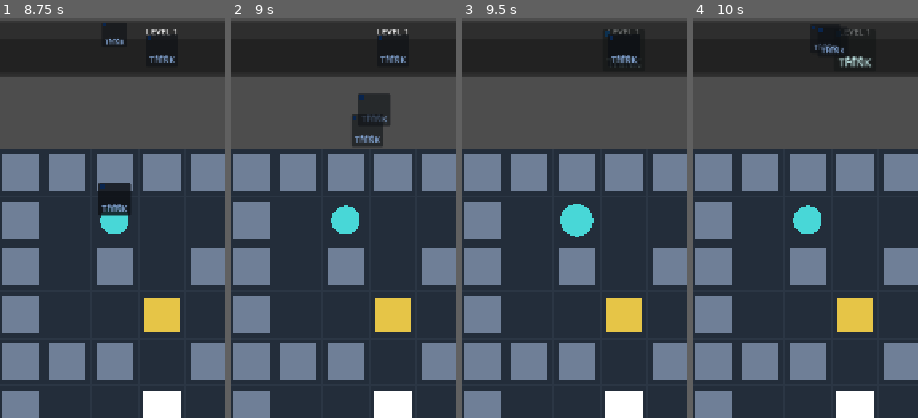
Above: before the commit, frames 1-4 (left to right).
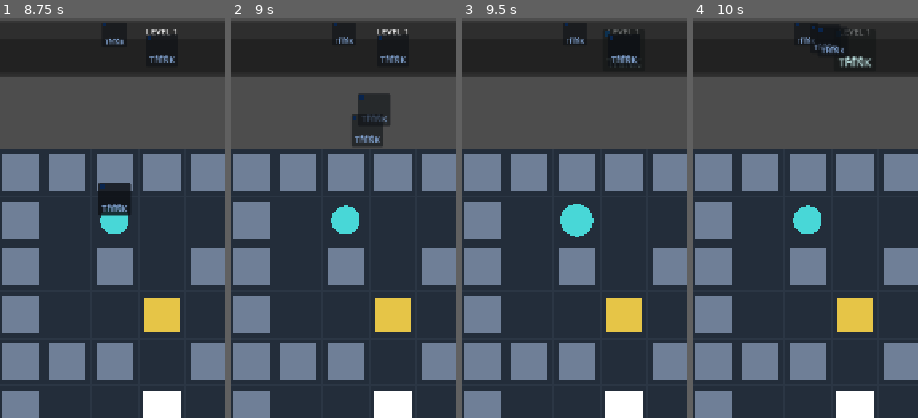
Above: after the commit, the same moments.

Repository: hszqf/Scatterbrain
Game: Godot game, scene res://scenes/app/App.tscn
The game is run twice, just before and just after one commit, with the same random seed, the same clock (stepped at 60 frames per second) and the same inputs.
Inputs (mouse positions are % of the whole screen's width and height, from its top left):
- Up to frame 1 (8.75 s): click "Start Game" at 0.5 s; click "UP" at 1.25 s; click "LT" at 2 s; click "RT" at 2.75 s; click "DN" at 3.5 s; click "REST" at 4.25 s; click "RST" at 5 s; click "LOG" at 5.75 s; move the mouse to (45, 70) at 6.52 s; hold Up (move_up) 6.53-7.25 s; tap Space (empty_change) at 6.6, 8.1 s; click (45, 70) at 6.67 s; tap Enter at 7.25 s; drag from (80, 65) to (45, 70) at 7.27 s; move the mouse to (20, 35) at 8.02 s; hold Left (move_left) from 8.03 s (still down)
- Up to frame 2 (9 s): release Left (move_left) at 8.75 s; drag from (55, 50) to (20, 35) at 8.77 s
- Up to frame 3 (9.5 s): no input
- Up to frame 4 (10 s): move the mouse to (35, 25) at 9.52 s; hold Down (move_down) from 9.53 s (still down); tap Space (empty_change) at 9.6 s
The pictures show only the part of the screen within x 14-64%, y 0-50%; the shares and areas given below are measured in that part.

Frame 1 is identical in both runs. In frame 2, 0.1% of the frame differs, in the area x 45-55%, y 1-7%; in frame 3, 0.1%; in frame 4, less than 0.1%.
Error after the commit: Trying to assign an array of type "Array" to a variable of type "Array[int]". (res://scripts/game/memory_queue_view.gd:637)

Commit message:
Fix queue animation owner for live append transactions
原始需求（中文）:\n- 修复队列动画 owner：live input 的记忆更新不能拆成 pre/replay 两段。\n- live append 必须由 pre_recompile_queue_trace 完整呈现；replay 只保留 focus 或真正 replay 生成的 queue_update。\n- MemoryQueueView.play_queue_transition 需完整负责 incoming+append/takeover+evict+settle，不能只做 incoming。\n- QueueAnimationPlan 需避免 diff_classification=none + evicted_count=1 + animation_mode=none，新增可表达 incoming+evict 的模式。

Diff:
--- a/scripts/game/game_controller.gd
+++ b/scripts/game/game_controller.gd
@@ -311,7 +311,19 @@
 		has_queue_update_trace,
 		can_play_trace
 	)
-	if replay_gate_allowed or live_append_transition:
+	if live_append_transition:
+		await _queue_view.play_queue_transition(
+			previous_queue_entries,
+			first_pass_queue_entries,
+			_memory_capacity(),
+			_defaults.obsession_capacity,
+			result.pushed_out_changes
+		)
+		_append_pre_recompile_queue_trace(_queue_view.get_last_animation_trace())
+		var pre_queue_plan_lines: Array[String] = _queue_view.get_last_animation_plan_lines()
+		if not pre_queue_plan_lines.is_empty():
+			_last_queue_animation_plan_lines = pre_queue_plan_lines
+	elif replay_gate_allowed:
 		await _queue_view.play_queue_transition(
 			previous_queue_entries,
 			first_pass_queue_entries,
@@ -684,6 +696,13 @@
 	_refresh_presentation_trace()
 
 
+func _append_pre_recompile_queue_trace(trace_entries: Array[String]) -> void:
+	if trace_entries.is_empty():
+		return
+	_last_pre_recompile_queue_trace.append_array(trace_entries)
+	_refresh_presentation_trace()
+
+
 func _append_board_trace(trace_entry: String) -> void:
 	if trace_entry.is_empty():
 		return
--- a/scripts/game/memory_queue_view.gd
+++ b/scripts/game/memory_queue_view.gd
@@ -64,13 +64,36 @@
 	_last_animation_plan_lines = []
 	render_queue(previous_entries, capacity, obsession_capacity)
 	var appended_changes: Array[ChangeRecord] = _compute_appended_changes(previous_entries, new_entries, evicted_changes.size())
-	if appended_changes.is_empty():
+	var has_pending_incoming_overlay: bool = _pending_incoming_overlay != null and is_instance_valid(_pending_incoming_overlay)
+	var animated_appended_changes: Array[ChangeRecord] = appended_changes.duplicate()
+	if animated_appended_changes.is_empty() and has_pending_incoming_overlay and not new_entries.is_empty():
+		animated_appended_changes.append(new_entries[0])
+	if animated_appended_changes.is_empty():
 		_clear_pending_incoming_overlay()
-	if not evicted_changes.is_empty():
+	var diff_classification: String = _classify_queue_diff(
+		previous_entries,
+		new_entries,
+		appended_changes,
+		evicted_changes,
+		has_pending_incoming_overlay
+	)
+	var animation_mode: String = _resolve_animation_mode(
+		appended_changes.size(),
+		evicted_changes.size(),
+		mini(previous_entries.size(), capacity),
+		has_pending_incoming_overlay
+	)
+	await _animate_push_right_then_evict(
+		previous_entries,
+		new_entries,
+		animated_appended_changes,
+		evicted_changes.size(),
+		diff_classification
+	)
+	if animation_mode == "append_plus_evict" or animation_mode == "incoming_plus_evict":
 		_last_animation_trace.append("queue:evict")
-	if not appended_changes.is_empty():
+	elif animation_mode == "incoming_plus_shift" or animation_mode == "append_only":
 		_last_animation_trace.append("queue:append")
-	await _animate_push_right_then_evict(previous_entries, new_entries, appended_changes, evicted_changes.size())
 	render_queue(new_entries, capacity, obsession_capacity)
 	_last_animation_trace.append("queue:settle")
 	await animate_queue_settle()
@@ -744,7 +767,8 @@
 	var display_entries_before: Array[ChangeRecord] = _to_display_entries(before_entries, capacity)
 	var display_entries_after: Array[ChangeRecord] = _to_display_entries(after_entries, capacity)
 	var target_display_index: int = resolve_incoming_slot_index(before_entries, capacity)
-	var mode: String = _resolve_animation_mode(appended_changes.size(), evicted_count, survivor_shift_count)
+	var incoming_owned: bool = had_pending_incoming_overlay or created_incoming_overlay
+	var mode: String = _resolve_animation_mode(appended_changes.size(), evicted_count, survivor_shift_count, incoming_owned)
 	var canonical_entries_before: Array[String] = _canonical_entry_labels(display_entries_before)
 	var canonical_entries_after: Array[String] = _canonical_entry_labels(display_entries_after)
 	var classification: String = diff_classification if diff_classification != "" else mode
@@ -790,11 +814,20 @@
 	return lines
 
 
-func _resolve_animation_mode(appended_count: int, evicted_count: int, survivor_shift_count: int) -> String:
+func _resolve_animation_mode(
+	appended_count: int,
+	evicted_count: int,
+	survivor_shift_count: int,
+	has_incoming_owner: bool = false
+) -> String:
+	if evicted_count > 0 and (appended_count > 0 or has_incoming_owner):
+		if appended_count <= 0 and has_incoming_owner:
+			return "incoming_plus_evict"
+		return "append_plus_evict"
+	if evicted_count > 0:
+		return "evict_only"
 	if appended_count <= 0:
 		return "none"
-	if evicted_count > 0:
-		return "append_plus_evict"
 	if survivor_shift_count > 0:
 		return "incoming_plus_shift"
 	return "append_only"
@@ -864,11 +897,14 @@
 	before_entries: Array[ChangeRecord],
 	after_entries: Array[ChangeRecord],
 	appended_changes: Array[ChangeRecord],
-	evicted_changes: Array[ChangeRecord]
+	evicted_changes: Array[ChangeRecord],
+	has_pending_incoming_overlay: bool = false
 ) -> String:
 	if _canonical_entry_labels(before_entries) == _canonical_entry_labels(after_entries):
 		return "normalize_in_place"
 	if not evicted_changes.is_empty():
+		if appended_changes.is_empty() and has_pending_incoming_overlay:
+			return "pre_recompile_append_plus_evict"
 		return "append_plus_evict"
 	if not appended_changes.is_empty():
 		return "true_append"
Not shown, changed: docs/ENGINEERING_RULES.md
